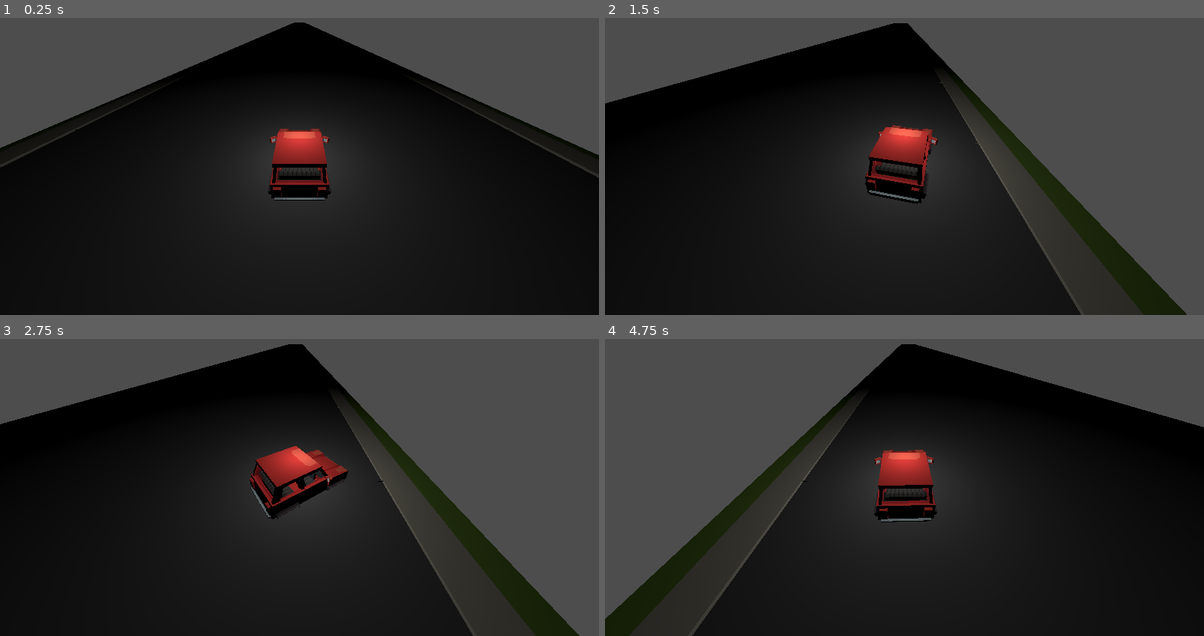
Above: before the commit, frames 1-4 (two rows, left to right).
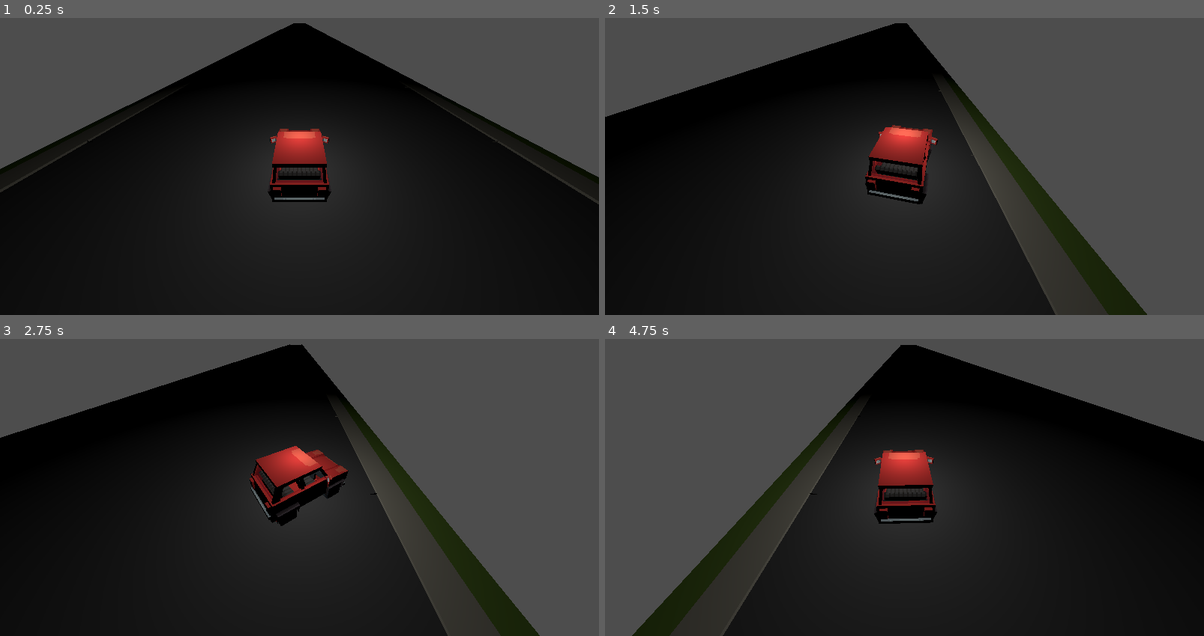
Above: after the commit, the same moments.

Repository: Calverin/Radio-Rideshare
Game: Godot game, scene res://Scenes/root.tscn
Same seed, same stepped clock (60 frames per second), same inputs: the game is played once before the commit and once after it.
Inputs:
- Up to frame 1 (0.25 s): no input
- Up to frame 2 (1.5 s): tap Enter (ui_accept) at 0.5, 0.77 s; hold D (steer_right) 0.53-1.28 s; hold Space (drift) 0.53-1.28 s; hold Down (ui_down) from 1.28 s (still down); tap Space (drift) at 1.35 s
- Up to frame 3 (2.75 s): tap Enter (ui_accept) at 1.52 s; release Down (ui_down) at 2.03 s; hold D (steer_right) from 2.03 s (still down); hold Space (drift) from 2.03 s (still down)
- Up to frame 4 (4.75 s): release D (steer_right) at 2.78 s; release Space (drift) at 2.78 s; hold Up (ui_up) 2.78-3.53 s; tap Space (drift) at 2.85, 4.35 s; tap Enter (ui_accept) at 3.02, 3.77, 4.52 s; hold Space (drift) 3.53-4.28 s; hold A (steer_left) from 3.53 s (still down)

The runs differ from the first frame. In frame 1, 4.1% of the frame differs, in the area x 0-100%, y 1-63%; in frame 2, 9.2%; in frame 3, 9.3%; in frame 4, 10%, in the area x 0-100%, y 1-100%.

Commit message:
Slight road tweak

Diff:
--- a/Scenes/road.tscn
+++ b/Scenes/road.tscn
@@ -6,5 +6,6 @@
 [node name="Road" type="GridMap"]
 mesh_library = ExtResource("1_o0ymo")
 cell_size = Vector3(3, 1, 3)
+cell_scale = 4.0
 script = ExtResource("2_cknk7")
 metadata/_editor_floor_ = Vector3(0, 1, 0)
--- a/Scenes/root.tscn
+++ b/Scenes/root.tscn
@@ -21,5 +21,4 @@
 omni_range = 24.755
 
 [node name="Road" parent="World" instance=ExtResource("2_7cmc6")]
-transform = Transform3D(1, 0, 0, 0, 1, 0, 0, 0, 1, 0, -2.1, 0)
-cell_scale = 4.0
+transform = Transform3D(1, 0, 0, 0, 1, 0, 0, 0, 1, 0, -3.1, 0)
